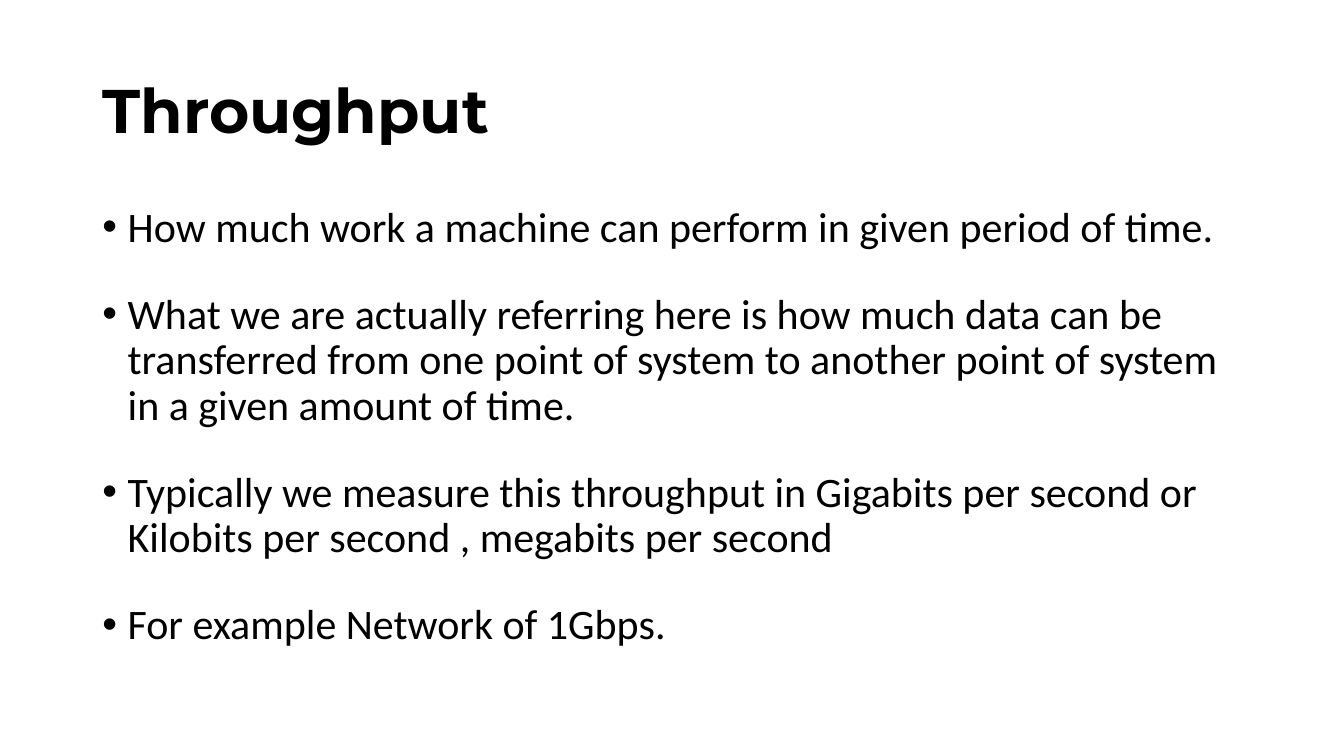
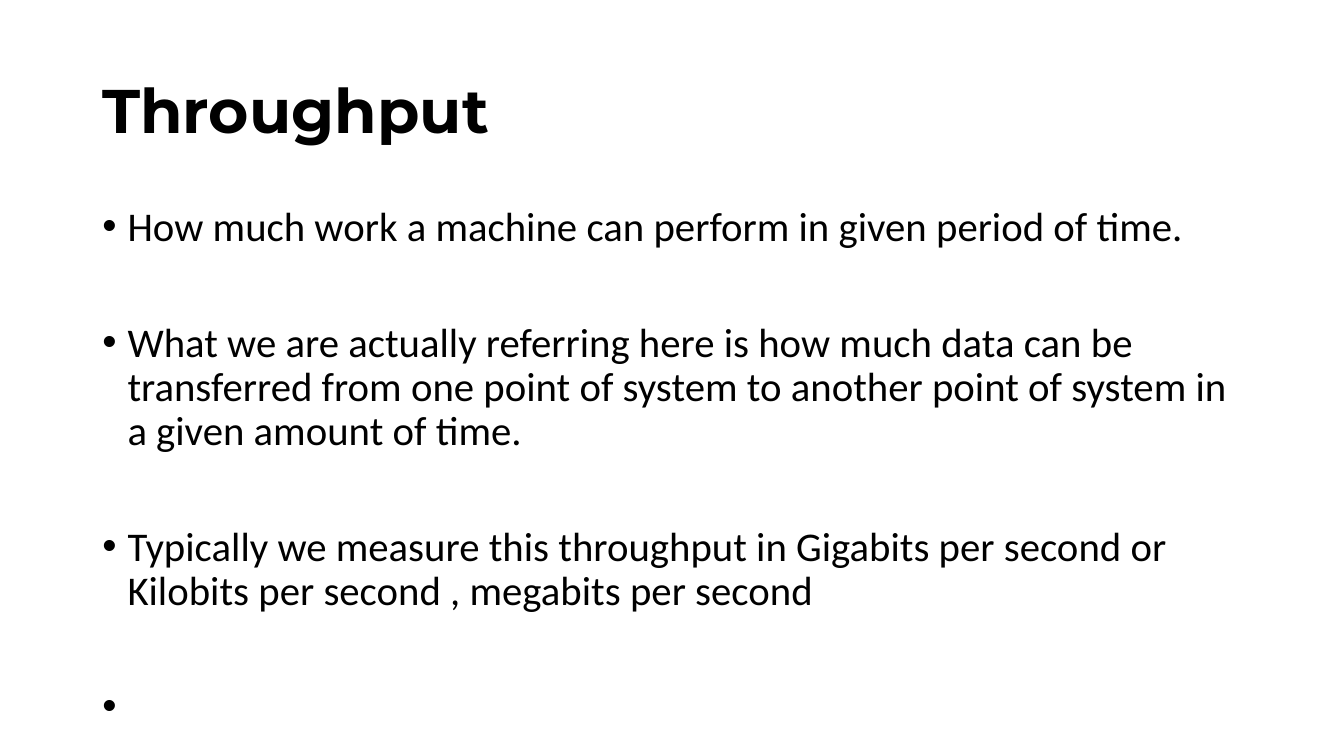
Before and after one commit to aamirfayaz/reactive_architecture, a slide deck: slide 2 of system_design/udemy_1_system_design/latency_throughput/Throughput.pptx. Drawn at 1344x756 pixels with LibreOffice and Linux fonts; fonts in the diff are those of the drawing. Boxes give left, top, right and bottom in pixels: in the first picture for what was removed or moved away, otherwise in the second. Text is boxed around its words. In the diff, an @@ line names an element or a change of style, - is before the commit and + after.

```diff
--- a/system_design/udemy_1_system_design/latency_throughput/Throughput.pptx
+++ b/system_design/udemy_1_system_design/latency_throughput/Throughput.pptx
@@ text "How much work a machine ..." at (128, 212, 1227, 612): size 30 to 29.1 pt @@
@@ text at (128, 610, 666, 646): paragraph removed @@
-• For example Network of 1Gbps.
```
Also in this commit, not shown: 2 other slides changed, 2 other files.
